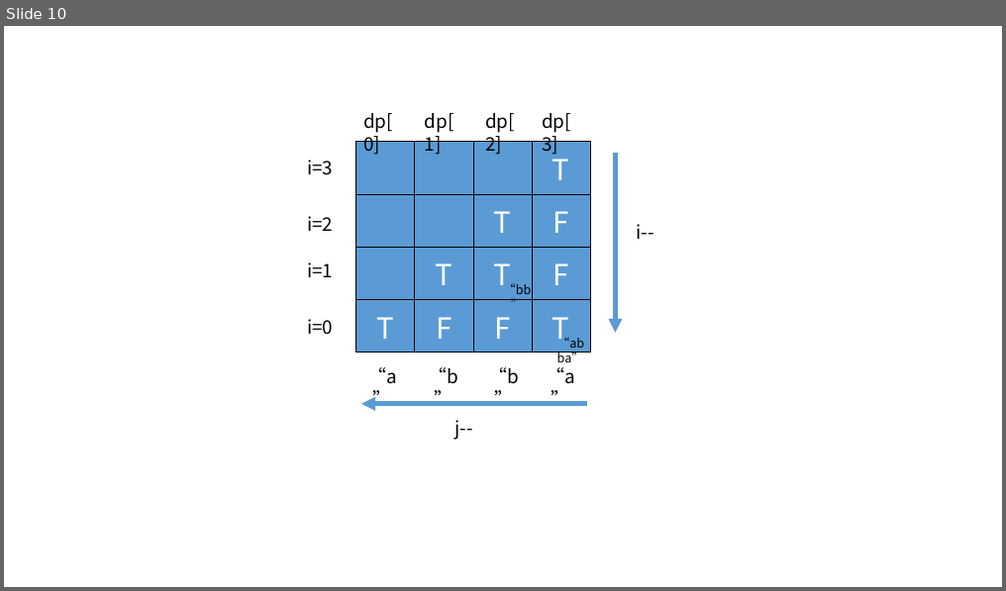
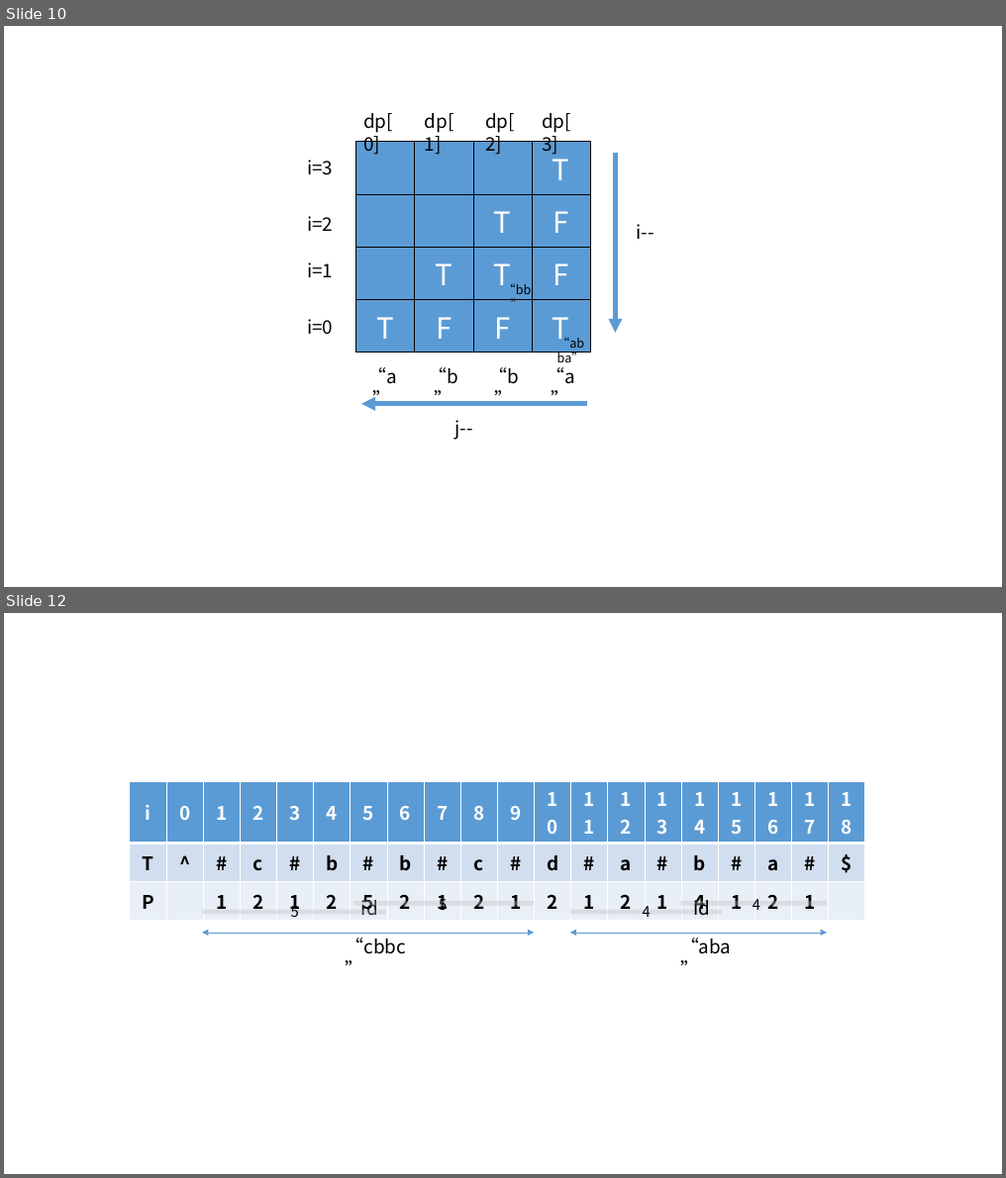
Before and after one commit to NeilJnDa/LeetCode, a slide deck: docs/Image.pptx. Shown one above the other, each under a label of ours: slide 10 before the commit, slides 10 and 12 after it; the slides between them are not shown. The pictures are 1006x591 and 1006x1178 pixels, drawn with LibreOffice and Linux fonts; fonts in the diff are those of the drawing. Boxes give left, top, right and bottom in pixels: in the first picture for what was removed or moved away, otherwise in the second. Text is boxed around its words. In the diff, an @@ line names an element or a change of style, - is before the commit and + after.

```diff
--- a/docs/Image.pptx
+++ b/docs/Image.pptx
@@ slide 12 added at [4, 613, 1002, 1174], background #FFFFFF @@
@@ table added at [130, 781, 863, 913], 3 rows, 20 columns @@
+i | 0 | 1 | 2 | 3 | 4 | 5 | 6 | 7 | 8 | 9 | 10 | 11 | 12 | 13 | 14 | 15 | 16 | 17 | 18
+T | ^ | # | c | # | b | # | b | # | c | # | d | # | a | # | b | # | a | # | $
+P |  | 1 | 2 | 1 | 2 | 5 | 2 | 1 | 2 | 1 | 2 | 1 | 2 | 1 | 4 | 1 | 2 | 1 | 
@@ text added at [291, 902, 299, 917], 14 pt, text #000000 @@
+5
@@ line added from (353, 903) to (534, 903), #BFBFBF 4.5 pt @@
@@ text added at [361, 896, 378, 915], 18 pt, text #000000 @@
+id
@@ text added at [439, 895, 447, 914], 14 pt, text #000000 @@
+5
@@ text added at [643, 906, 650, 917], 14 pt, text #000000 @@
+4
@@ line added from (681, 903) to (827, 903), #BFBFBF 4.5 pt @@
@@ text added at [694, 896, 711, 915], 18 pt, text #000000 @@
+id
@@ text added at [752, 899, 760, 910], 14 pt, text #000000 @@
+4
@@ double arrow added from (202, 933) to (534, 933), #5B9BD5 0.5 pt @@
@@ line added from (202, 912) to (386, 912), #BFBFBF 4.5 pt @@
@@ text added at [346, 938, 406, 955], 18 pt, text #000000 @@
+“cbbc”
@@ double arrow added from (570, 933) to (827, 933), #5B9BD5 0.5 pt @@
@@ line added from (570, 912) to (722, 912), #BFBFBF 4.5 pt @@
@@ text added at [680, 938, 732, 955], 18 pt, text #000000 @@
+“aba”
```
Also in this commit, not shown: 4 other slides added, 13 other files.
